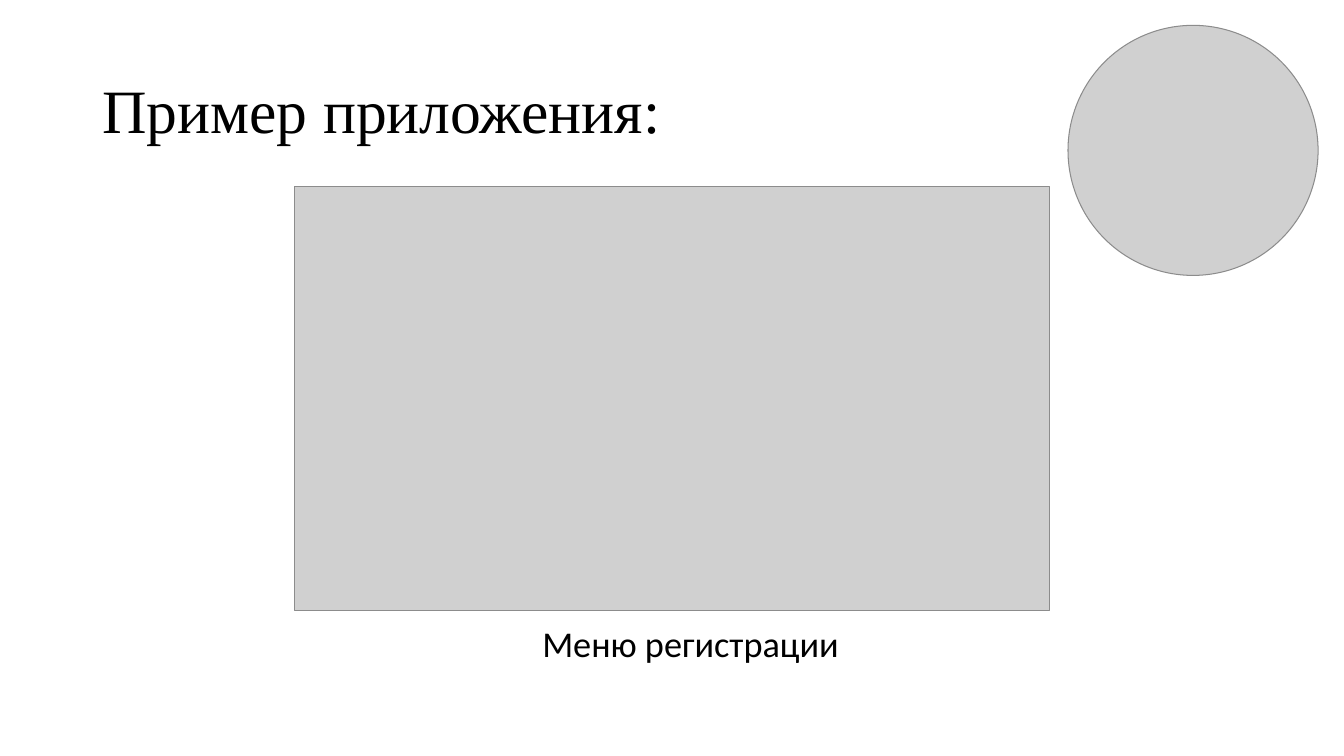
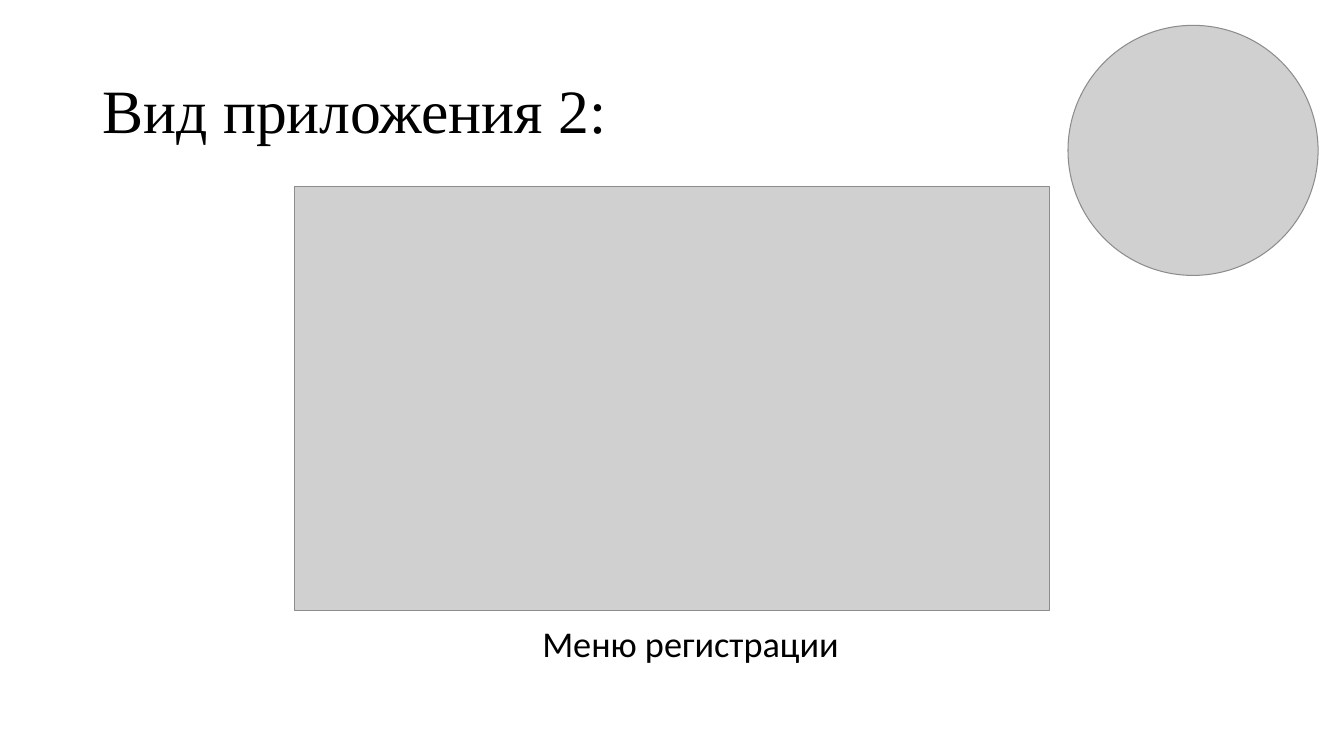
Before and after one commit to Evgenij1234/Project-for-BPC-21-011, a slide deck: slide 4 of FirstPlayer.pptx. Drawn at 1344x756 pixels with LibreOffice and Linux fonts; fonts in the diff are those of the drawing; grey boxes stand for pictures; background and template pictures are left out. Boxes give left, top, right and bottom in pixels: in the first picture for what was removed or moved away, otherwise in the second. Text is boxed around its words. In the diff, an @@ line names an element or a change of style, - is before the commit and + after.

```diff
--- a/FirstPlayer.pptx
+++ b/FirstPlayer.pptx
@@ title at [102, 92, 608, 144]: text changed @@
-Пример приложения:
+Вид приложения 2:
```
Also in this commit, not shown: 6 other slides changed.
